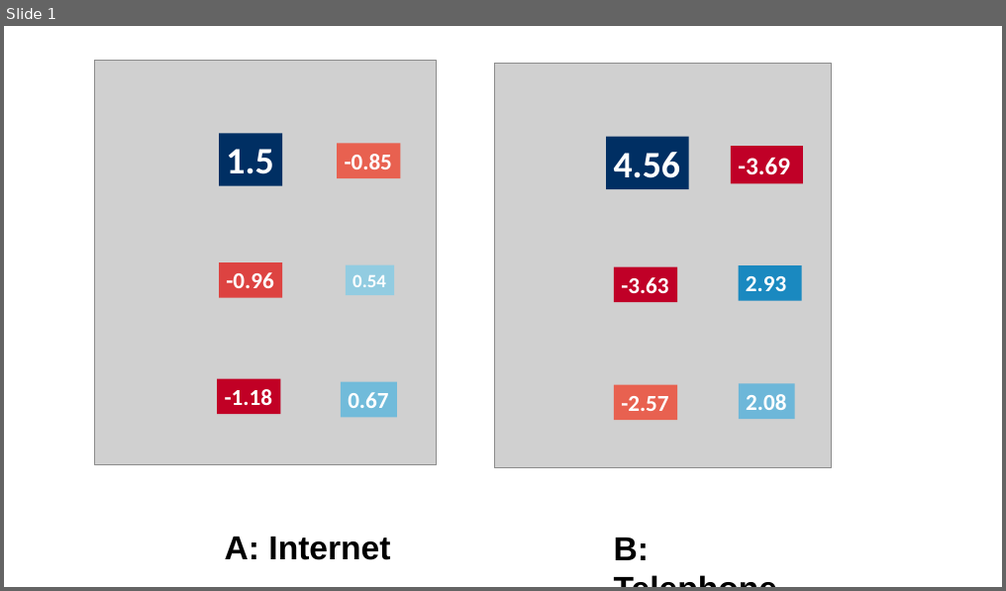
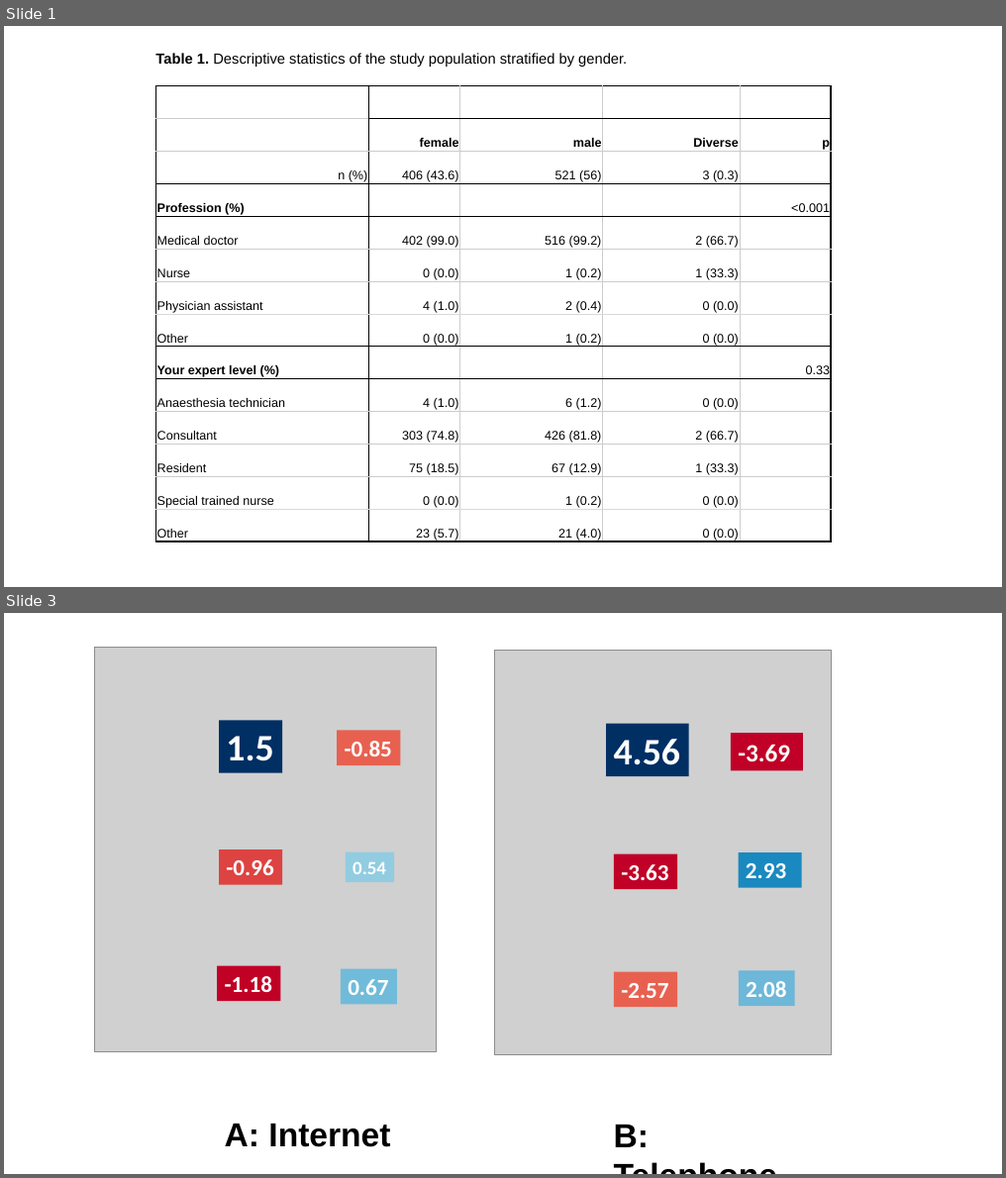
Before and after one commit to GrigorijSchleifer/EJA-ESAIC-survey, a slide deck: Plots.pptx. Shown one above the other, each under a label of ours: slide 1 before the commit, slides 1 and 3 after it; the slides between them are not shown. The pictures are 1006x591 and 1006x1178 pixels, drawn with LibreOffice and Linux fonts; fonts in the diff are those of the drawing; grey boxes stand for pictures. Boxes give left, top, right and bottom in pixels: in the first picture for what was removed or moved away, otherwise in the second. Text is boxed around its words. In the diff, an @@ line names an element or a change of style, - is before the commit and + after.

```diff
--- a/Plots.pptx
+++ b/Plots.pptx
@@ slide 1 added at <box>4,26,1002,587</box>, background #FFFFFF @@
@@ text added at <box>155,53,627,67</box>, 14 pt, text #000000 @@
+Table 1. Descriptive statistics of the study population stratified by gender.
@@ table added at <box>156,85,831,545</box>, 14 rows, 5 columns @@
+ |  |  |  | 
+ | female | male | Diverse | p
+n (%) | 406 (43.6) | 521 (56) | 3 (0.3) | 
+Profession (%) |  |  |  | <0.001
+Medical doctor | 402 (99.0) | 516 (99.2) | 2 (66.7) | 
+Nurse | 0 (0.0) | 1 (0.2) | 1 (33.3) | 
+Physician assistant | 4 (1.0) | 2 (0.4) | 0 (0.0) | 
+Other | 0 (0.0) | 1 (0.2) | 0 (0.0) | 
+Your expert level (%) |  |  |  | 0.33
+Anaesthesia technician | 4 (1.0) | 6 (1.2) | 0 (0.0) | 
+Consultant | 303 (74.8) | 426 (81.8) | 2 (66.7) | 
+Resident | 75 (18.5) | 67 (12.9) | 1 (33.3) | 
+Special trained nurse | 0 (0.0) | 1 (0.2) | 0 (0.0) | 
+Other | 23 (5.7) | 21 (4.0) | 0 (0.0) | 
@@ what was slide 1 is now slide 3 @@
```
Also in this commit, not shown: 1 slide changed, 3 other slides added, 2 slides removed, 3 other files.
